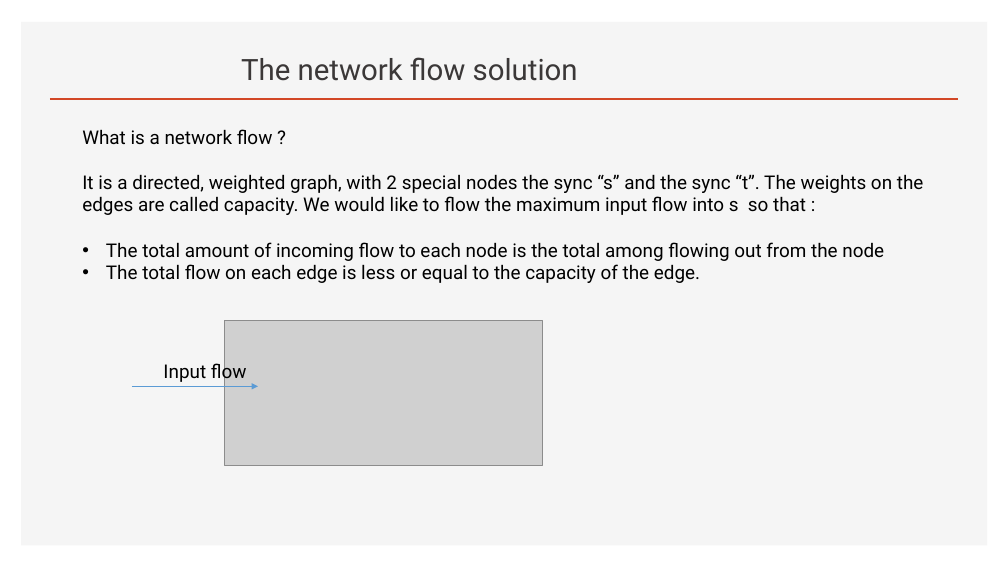
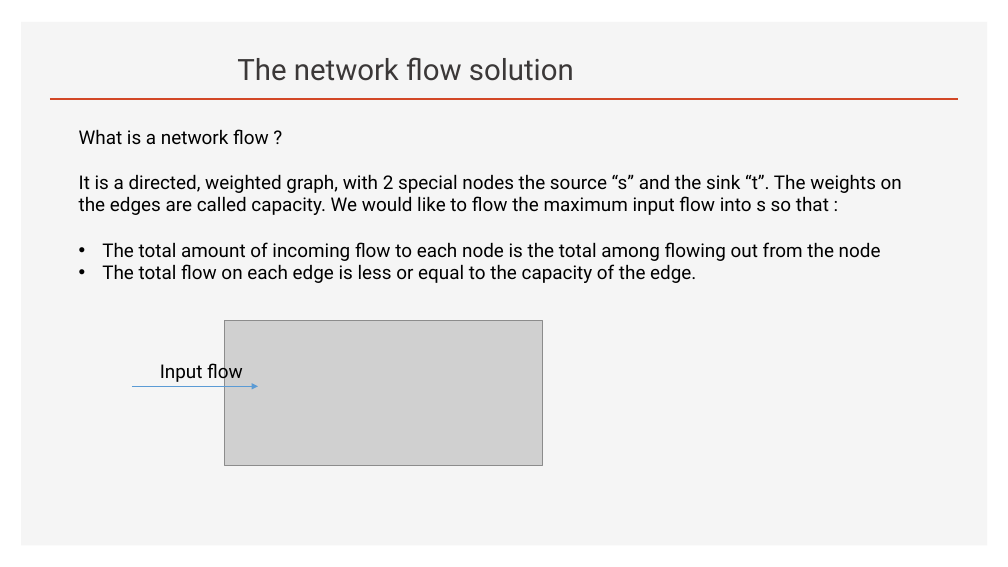
Before and after one commit to Pomona-College-CS181-SP2020/NBAelimination, a slide deck: slide 5 of Basketball-Elimination_problem.pptx. Drawn at 1008x567 pixels with LibreOffice and Linux fonts; fonts in the diff are those of the drawing; grey boxes stand for pictures. Boxes give left, top, right and bottom in pixels: in the first picture for what was removed or moved away, otherwise in the second. Text is boxed around its words. In the diff, an @@ line names an element or a change of style, - is before the commit and + after.

```diff
--- a/Basketball-Elimination_problem.pptx
+++ b/Basketball-Elimination_problem.pptx
@@ title "The network flow solution": place and size @@
-title "The network flow solution" at bbox=[241, 57, 578, 81]
+title "The network flow solution" at bbox=[237, 57, 574, 81]
@@ text "What is a network flow ...": place and size @@
-text "What is a network flow ..." at bbox=[82, 129, 273, 145]
+text "What is a network flow ..." at bbox=[79, 129, 269, 144]
@@ text at bbox=[79, 174, 902, 215]: text changed @@
-It is a directed, weighted graph, with 2 special nodes the sync “s” and the sync “t”. The weights on the edges are called capacity. We would like to flow the maximum input flow into s so that :
+It is a directed, weighted graph, with 2 special nodes the source “s” and the sink “t”. The weights on the edges are called capacity. We would like to flow the maximum input flow into s so that :
@@ text "Input flow": place and size @@
-text "Input flow" at bbox=[163, 361, 247, 384]
+text "Input flow" at bbox=[160, 361, 243, 384]
```
Also in this commit, not shown: 11 other slides changed.
